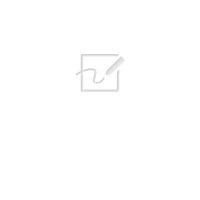
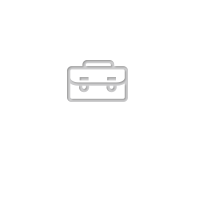
Layered file, before and after one edit (w=200, h=200). Changes by layer:
added layer "work" (40%) above "Group 1" over (67, 60, 128, 102)
added group "Group 1" with 4 layers above "Rectangle 1" over (76, 54, 126, 95)
hid "Frame", moved it into group "Group 1" over (76, 54, 125, 92)
